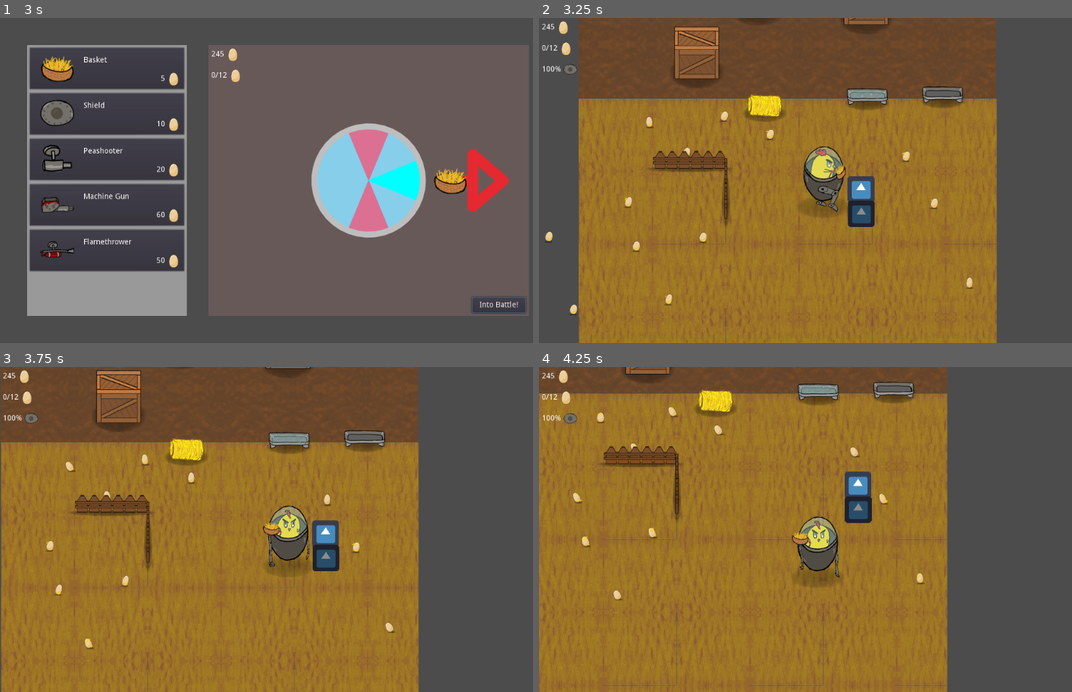
Above: before the commit, frames 1-4 (two rows, left to right).
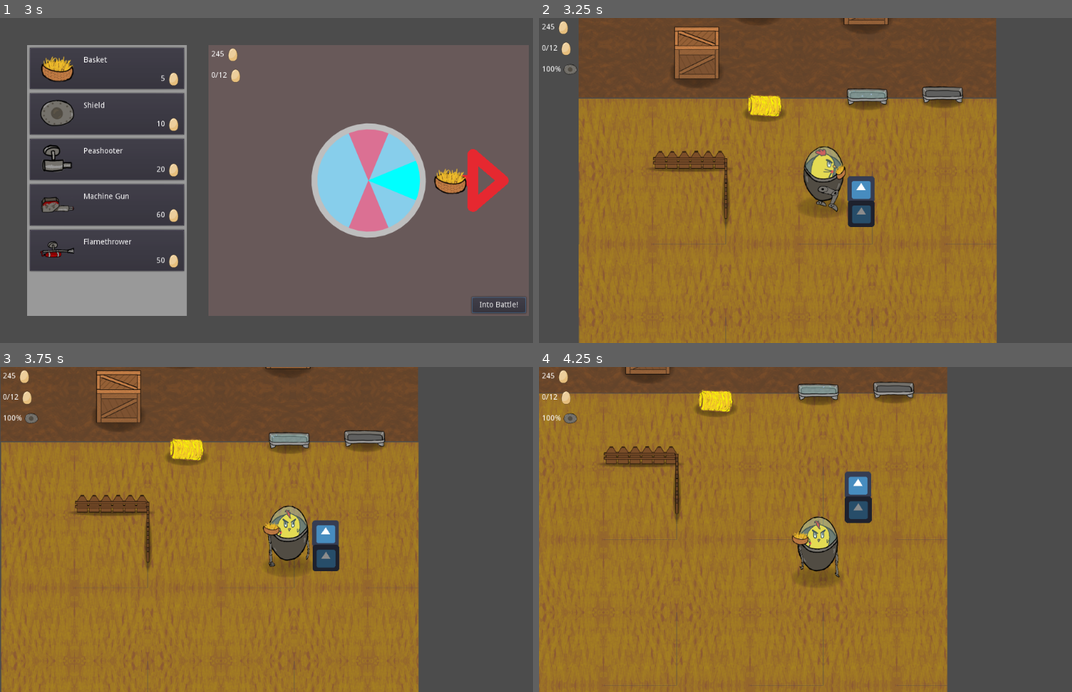
Above: after the commit, the same moments.

Repository: CiaranWoodward/LD46
Game: Godot game, scene res://Menu/DesignMenu.tscn
Two runs of this game, one before a commit and one after it. Both use one fixed random seed, a clock stepped at 60 frames per second and the inputs below. The engine's default icon, where the game draws it, is replaced by a stand-in: a white triangle on a blue panel in a dark square. Sound files missing from this copy of the repository are replaced by a short silence.
Inputs (mouse positions are in pixels of both pictures, inside the frame that each line leads up to):
- Up to frame 1 (3 s): click "Into Battle!" at 0.5 s; click "Thanks!" at 1.25 s; click (106, 70) at 2.02 s; tap Enter (ui_accept) at 2.75 s; move the mouse to (367, 180) at 2.77 s; hold Right (player_right) from 2.78 s (still down); click (367, 180) at 2.85 s
- Up to frame 2 (3.25 s): keep holding Right (player_right); tap Enter (ui_accept) at 3.02 s
- Up to frame 3 (3.75 s): move the mouse to (165, 545) at 3.52 s; release Right (player_right) at 3.53 s; hold S (player_down) from 3.53 s (still down); right-click (165, 545) at 3.6 s
- Up to frame 4 (4.25 s): keep holding S (player_down); tap Enter (ui_accept) at 3.77 s

Frame 1 is identical in both runs. In frame 2, 0.5% of the frame differs, in the area x 1-82%, y 28-92%; in frame 3, 0.4%; in frame 4, 0.4%.

Commit message:
added cage chick anim and egg pop anim

Diff:
--- a/Scenery/ChickInCage.tscn
+++ b/Scenery/ChickInCage.tscn
@@ -1,12 +1,22 @@
-[gd_scene load_steps=9 format=2]
+[gd_scene load_steps=13 format=2]
 
 [ext_resource path="res://Scenery/Graphics/Shadow_@0.5x.png" type="Texture" id=1]
 [ext_resource path="res://Scenery/Graphics/BatteryFarm/CageFront_@0.5x.png" type="Texture" id=2]
 [ext_resource path="res://Scenery/Graphics/BatteryFarm/CageBack_@0.5x.png" type="Texture" id=3]
 [ext_resource path="res://Chicks/Graphics/Cage0.png" type="Texture" id=4]
 [ext_resource path="res://Chicks/Graphics/Cage1.png" type="Texture" id=5]
+[ext_resource path="res://Chicks/Graphics/Free0.png" type="Texture" id=6]
+[ext_resource path="res://Chicks/Graphics/Free1.png" type="Texture" id=7]
 
-[sub_resource type="SpriteFrames" id=2]
+[sub_resource type="SpriteFrames" id=4]
+animations = [ {
+"frames": [ ExtResource( 6 ), ExtResource( 7 ), ExtResource( 6 ), ExtResource( 6 ), ExtResource( 7 ) ],
+"loop": true,
+"name": "default",
+"speed": 5.0
+} ]
+
+[sub_resource type="SpriteFrames" id=1]
 animations = [ {
 "frames": [ ExtResource( 4 ), ExtResource( 4 ), ExtResource( 4 ), ExtResource( 5 ), ExtResource( 4 ), ExtResource( 5 ) ],
 "loop": true,
@@ -14,11 +24,126 @@
 "speed": 5.0
 } ]
 
-[sub_resource type="RectangleShape2D" id=1]
+[sub_resource type="RectangleShape2D" id=2]
 extents = Vector2( 74.6921, 44.0648 )
 
 [sub_resource type="Animation" id=3]
-resource_name = "Move"
+resource_name = "Caged"
+loop = true
+step = 0.025
+tracks/0/type = "value"
+tracks/0/path = NodePath("Caged:playing")
+tracks/0/interp = 1
+tracks/0/loop_wrap = true
+tracks/0/imported = false
+tracks/0/enabled = true
+tracks/0/keys = {
+"times": PoolRealArray( 0 ),
+"transitions": PoolRealArray( 1 ),
+"update": 1,
+"values": [ true ]
+}
+tracks/1/type = "value"
+tracks/1/path = NodePath("Caged:position")
+tracks/1/interp = 1
+tracks/1/loop_wrap = true
+tracks/1/imported = false
+tracks/1/enabled = true
+tracks/1/keys = {
+"times": PoolRealArray( 0, 0.125, 0.25, 0.35, 0.525, 0.625, 0.7, 0.85 ),
+"transitions": PoolRealArray( 1.6245, 2.37842, 0.535887, 3.13834, 0.659754, 1.7411, 0.732043, 1.6245 ),
+"update": 0,
+"values": [ Vector2( 39.2999, 37.3368 ), Vector2( 43.378, 40.1271 ), Vector2( -30.6722, 62.0202 ), Vector2( 2.167, 44.86 ), Vector2( 46.1683, 63.308 ), Vector2( -34.7503, 24.6731 ), Vector2( -24.4477, 72.1082 ), Vector2( 39.2999, 37.3368 ) ]
+}
+tracks/2/type = "value"
+tracks/2/path = NodePath("Caged:rotation_degrees")
+tracks/2/interp = 1
+tracks/2/loop_wrap = true
+tracks/2/imported = false
+tracks/2/enabled = true
+tracks/2/keys = {
+"times": PoolRealArray( 0, 0.4, 1 ),
+"transitions": PoolRealArray( 1, 1, 1 ),
+"update": 0,
+"values": [ -2.0, -2.0, -2.0 ]
+}
+tracks/3/type = "value"
+tracks/3/path = NodePath("Caged:visible")
+tracks/3/interp = 1
+tracks/3/loop_wrap = true
+tracks/3/imported = false
+tracks/3/enabled = true
+tracks/3/keys = {
+"times": PoolRealArray( 0 ),
+"transitions": PoolRealArray( 1 ),
+"update": 1,
+"values": [ true ]
+}
+tracks/4/type = "value"
+tracks/4/path = NodePath("Free:visible")
+tracks/4/interp = 1
+tracks/4/loop_wrap = true
+tracks/4/imported = false
+tracks/4/enabled = true
+tracks/4/keys = {
+"times": PoolRealArray( 0 ),
+"transitions": PoolRealArray( 1 ),
+"update": 1,
+"values": [ false ]
+}
+
+[sub_resource type="Animation" id=5]
+resource_name = "Free"
+length = 0.1
+step = 0.025
+tracks/0/type = "value"
+tracks/0/path = NodePath("Free:position")
+tracks/0/interp = 1
+tracks/0/loop_wrap = true
+tracks/0/imported = false
+tracks/0/enabled = true
+tracks/0/keys = {
+"times": PoolRealArray( 0, 0.1 ),
+"transitions": PoolRealArray( 0.5, 1 ),
+"update": 0,
+"values": [ Vector2( 5.99371, 39.4157 ), Vector2( -148.009, 102.043 ) ]
+}
+tracks/1/type = "value"
+tracks/1/path = NodePath("Free:modulate")
+tracks/1/interp = 1
+tracks/1/loop_wrap = true
+tracks/1/imported = false
+tracks/1/enabled = true
+tracks/1/keys = {
+"times": PoolRealArray( 0, 0.1 ),
+"transitions": PoolRealArray( 3.03143, 1 ),
+"update": 0,
+"values": [ Color( 1, 1, 1, 1 ), Color( 1, 1, 1, 0 ) ]
+}
+tracks/2/type = "value"
+tracks/2/path = NodePath("Free:visible")
+tracks/2/interp = 1
+tracks/2/loop_wrap = true
+tracks/2/imported = false
+tracks/2/enabled = true
+tracks/2/keys = {
+"times": PoolRealArray( 0 ),
+"transitions": PoolRealArray( 1 ),
+"update": 1,
+"values": [ true ]
+}
+tracks/3/type = "value"
+tracks/3/path = NodePath("Caged:visible")
+tracks/3/interp = 1
+tracks/3/loop_wrap = true
+tracks/3/imported = false
+tracks/3/enabled = true
+tracks/3/keys = {
+"times": PoolRealArray( 0 ),
+"transitions": PoolRealArray( 1 ),
+"update": 1,
+"values": [ false ]
+}
 
 [node name="ChickInCage" type="RigidBody2D"]
 collision_layer = 64
@@ -38,11 +163,22 @@
 position = Vector2( 0.568787, 44.6052 )
 texture = ExtResource( 3 )
 
-[node name="AnimatedSprite" type="AnimatedSprite" parent="."]
-position = Vector2( -26.1648, 35.8343 )
+[node name="Free" type="AnimatedSprite" parent="."]
+visible = false
+modulate = Color( 1, 1, 1, 0.985041 )
+position = Vector2( -61.3823, 66.8153 )
+rotation = -0.0349066
 scale = Vector2( 0.5, 0.5 )
-frames = SubResource( 2 )
-frame = 3
+frames = SubResource( 4 )
+frame = 1
+playing = true
+
+[node name="Caged" type="AnimatedSprite" parent="."]
+position = Vector2( 39.2999, 37.3368 )
+rotation = -0.0349066
+scale = Vector2( 0.5, 0.5 )
+frames = SubResource( 1 )
+frame = 4
 speed_scale = 0.3
 playing = true
 
@@ -52,7 +188,9 @@
 
 [node name="CollisionShape2D" type="CollisionShape2D" parent="."]
 visible = false
-shape = SubResource( 1 )
+shape = SubResource( 2 )
 
 [node name="AnimationPlayer" type="AnimationPlayer" parent="."]
-anims/Move = SubResource( 3 )
+playback_speed = 0.1
+anims/Caged = SubResource( 3 )
+anims/Free = SubResource( 5 )
--- a/Scenery/CollectEgg.tscn
+++ b/Scenery/CollectEgg.tscn
@@ -24,6 +24,35 @@
 }
 
 [sub_resource type="Animation" id=2]
+resource_name = "Pop"
+length = 0.05
+step = 0.05
+tracks/0/type = "value"
+tracks/0/path = NodePath("Pop:emitting")
+tracks/0/interp = 1
+tracks/0/loop_wrap = true
+tracks/0/imported = false
+tracks/0/enabled = true
+tracks/0/keys = {
+"times": PoolRealArray( 0 ),
+"transitions": PoolRealArray( 1 ),
+"update": 1,
+"values": [ true ]
+}
+tracks/1/type = "value"
+tracks/1/path = NodePath("Currency Egg:visible")
+tracks/1/interp = 1
+tracks/1/loop_wrap = true
+tracks/1/imported = false
+tracks/1/enabled = true
+tracks/1/keys = {
+"times": PoolRealArray( 0, 0.05 ),
+"transitions": PoolRealArray( 1, 1 ),
+"update": 1,
+"values": [ true, false ]
+}
+
+[sub_resource type="Animation" id=3]
 length = 0.8
 loop = true
 tracks/0/type = "value"
@@ -96,44 +125,44 @@
 "values": [ Vector2( 1, 1 ), Vector2( 0.9, 1.05 ), Vector2( 1.05, 0.95 ), Vector2( 1, 1 ) ]
 }
 
-[sub_resource type="AnimationNodeAnimation" id=5]
+[sub_resource type="AnimationNodeAnimation" id=6]
 animation = "Sparkle"
 
-[sub_resource type="AnimationNodeAnimation" id=6]
+[sub_resource type="AnimationNodeAnimation" id=7]
 animation = "Sparkle2"
 
-[sub_resource type="AnimationNodeAnimation" id=7]
+[sub_resource type="AnimationNodeAnimation" id=8]
 animation = "Jiggle"
 
-[sub_resource type="AnimationNodeAnimation" id=8]
+[sub_resource type="AnimationNodeAnimation" id=9]
 animation = "Wobble"
 
-[sub_resource type="AnimationNodeBlend2" id=9]
-
 [sub_resource type="AnimationNodeBlend2" id=10]
 
 [sub_resource type="AnimationNodeBlend2" id=11]
 
-[sub_resource type="AnimationNodeBlendTree" id=12]
-graph_offset = Vector2( 265.138, 0 )
-nodes/Animation/node = SubResource( 8 )
+[sub_resource type="AnimationNodeBlend2" id=12]
+
+[sub_resource type="AnimationNodeBlendTree" id=13]
+graph_offset = Vector2( 0, 101.087 )
+nodes/Animation/node = SubResource( 9 )
 nodes/Animation/position = Vector2( 600, 120 )
-"nodes/Animation 2/node" = SubResource( 5 )
+"nodes/Animation 2/node" = SubResource( 6 )
 "nodes/Animation 2/position" = Vector2( 400, 200 )
-"nodes/Animation 3/node" = SubResource( 6 )
+"nodes/Animation 3/node" = SubResource( 7 )
 "nodes/Animation 3/position" = Vector2( 400, 320 )
-"nodes/Animation 4/node" = SubResource( 7 )
+"nodes/Animation 4/node" = SubResource( 8 )
 "nodes/Animation 4/position" = Vector2( 760, 40 )
-nodes/Blend2/node = SubResource( 11 )
+nodes/Blend2/node = SubResource( 12 )
 nodes/Blend2/position = Vector2( 580, 240 )
-"nodes/Blend2 2/node" = SubResource( 9 )
+"nodes/Blend2 2/node" = SubResource( 10 )
 "nodes/Blend2 2/position" = Vector2( 760, 180 )
-"nodes/Blend2 3/node" = SubResource( 10 )
+"nodes/Blend2 3/node" = SubResource( 11 )
 "nodes/Blend2 3/position" = Vector2( 980, 80 )
 nodes/output/position = Vector2( 1200, 140 )
-node_connections = [ "output", 0, "Blend2 3", "Blend2", 0, "Animation 2", "Blend2", 1, "Animation 3", "Blend2 3", 0, "Animation 4", "Blend2 3", 1, "Blend2 2", "Blend2 2", 0, "Animation", "Blend2 2", 1, "Blend2" ]
-
-[sub_resource type="CircleShape2D" id=13]
+node_connections = [ "output", 0, "Blend2 3", "Blend2", 0, "Animation 2", "Blend2", 1, "Animation 3", "Blend2 2", 0, "Animation", "Blend2 2", 1, "Blend2", "Blend2 3", 0, "Animation 4", "Blend2 3", 1, "Blend2 2" ]
+
+[sub_resource type="CircleShape2D" id=14]
 
 [node name="CollectEgg" type="Area2D"]
 monitoring = false
@@ -143,12 +172,13 @@
 
 [node name="AnimationPlayer" type="AnimationPlayer" parent="."]
 anims/Jiggle = SubResource( 1 )
-anims/Sparkle = SubResource( 2 )
-anims/Sparkle2 = SubResource( 3 )
-anims/Wobble = SubResource( 4 )
+anims/Pop = SubResource( 2 )
+anims/Sparkle = SubResource( 3 )
+anims/Sparkle2 = SubResource( 4 )
+anims/Wobble = SubResource( 5 )
 
 [node name="AnimationTree" type="AnimationTree" parent="AnimationPlayer"]
-tree_root = SubResource( 12 )
+tree_root = SubResource( 13 )
 anim_player = NodePath("..")
 active = true
 parameters/Blend2/blend_amount = 0.5
@@ -156,6 +186,7 @@
 "parameters/Blend2 3/blend_amount" = 0.5
 
 [node name="Currency Egg" type="Node2D" parent="."]
+visible = false
 position = Vector2( -10.057, 60 )
 rotation = 3.14159
 
@@ -167,16 +198,16 @@
 
 [node name="Egg" type="Sprite" parent="Currency Egg"]
 position = Vector2( -10.3676, -26.7002 )
-rotation = -3.62213
-scale = Vector2( 0.921557, 1.03922 )
+rotation = -2.87701
+scale = Vector2( 0.92507, 1.03747 )
 texture = ExtResource( 1 )
 offset = Vector2( 0.379073, -10.0711 )
 
 [node name="Sparkle2" type="Sprite" parent="Currency Egg"]
 modulate = Color( 1, 0.843137, 0, 1 )
 position = Vector2( -14.2651, -25.085 )
-rotation = 0.879269
-scale = Vector2( 0.47012, 0.47012 )
+rotation = -1.54538
+scale = Vector2( 0.655335, 0.655335 )
 texture = ExtResource( 2 )
 
 [node name="Sparkle2" type="Sprite" parent="Currency Egg/Sparkle2"]
@@ -187,8 +218,8 @@
 [node name="Sparkle" type="Sprite" parent="Currency Egg"]
 modulate = Color( 1, 0.843137, 0, 1 )
 position = Vector2( -6.1653, -10.9384 )
-rotation = -0.34614
-scale = Vector2( 1.08054, 1.08054 )
+rotation = 2.39121
+scale = Vector2( 0.761145, 0.761145 )
 texture = ExtResource( 2 )
 
 [node name="Sparkle2" type="Sprite" parent="Currency Egg/Sparkle"]
@@ -197,11 +228,32 @@
 texture = ExtResource( 2 )
 
 [node name="CollisionShape2D" type="CollisionShape2D" parent="."]
-shape = SubResource( 13 )
+shape = SubResource( 14 )
 
 [node name="Position2D" type="Position2D" parent="."]
 position = Vector2( 0.463287, 88.9516 )
 
 [node name="Eggpop" type="AudioStreamPlayer2D" parent="."]
 stream = ExtResource( 5 )
+
+[node name="Pop" type="CPUParticles2D" parent="."]
+position = Vector2( -0.174829, 77.0976 )
+emitting = false
+lifetime = 0.5
+one_shot = true
+explosiveness = 1.0
+lifetime_randomness = 0.7
+emission_shape = 1
+emission_sphere_radius = 3.0
+spread = 180.0
+gravity = Vector2( 0, 0 )
+initial_velocity = 120.0
+angular_velocity = -720.0
+damping = 100.0
+damping_random = 0.24
+scale_amount = 4.0
+scale_amount_random = 0.8
+color = Color( 0.807843, 0.541176, 0.831373, 1 )
+hue_variation = 1.0
+hue_variation_random = 1.0
 [connection signal="finished" from="Eggpop" to="." method="_on_Eggpop_finished"]
Binary file added: Chicks/Graphics/Free0.png
Not shown, added: Chicks/Graphics/Free0.png.import
Binary file added: Chicks/Graphics/Free1.png
Not shown, added: Chicks/Graphics/Free1.png.import
Not shown: 3 places in Scenery/CollectEgg.tscn that only renumber resources
